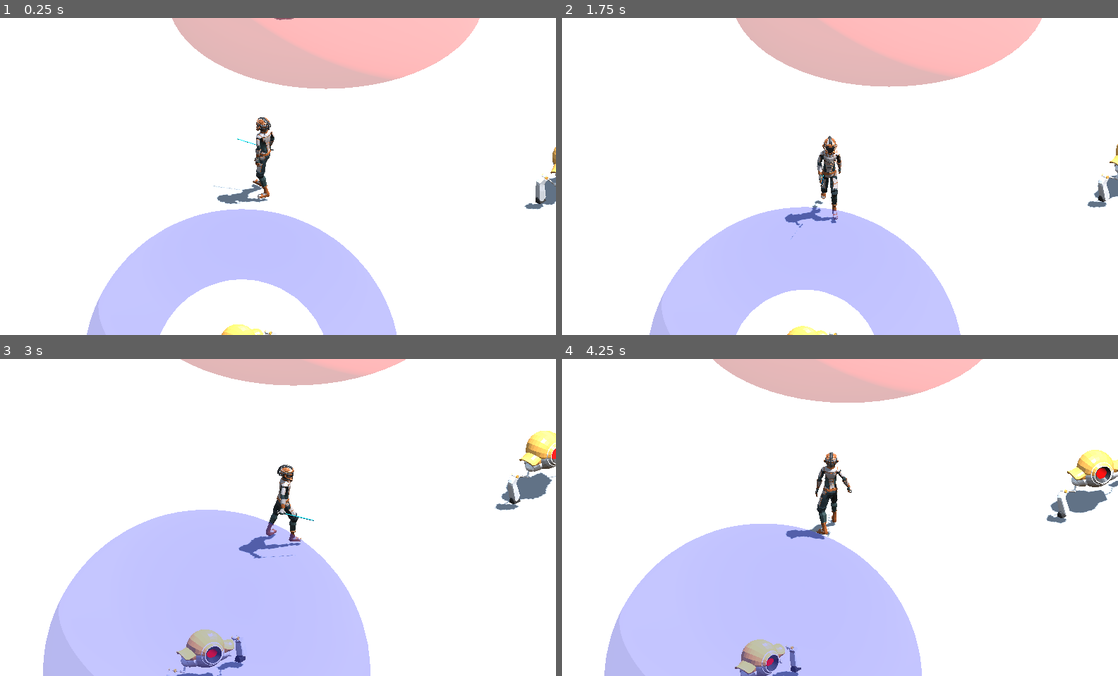
Above: before the commit, frames 1-4 (two rows, left to right).
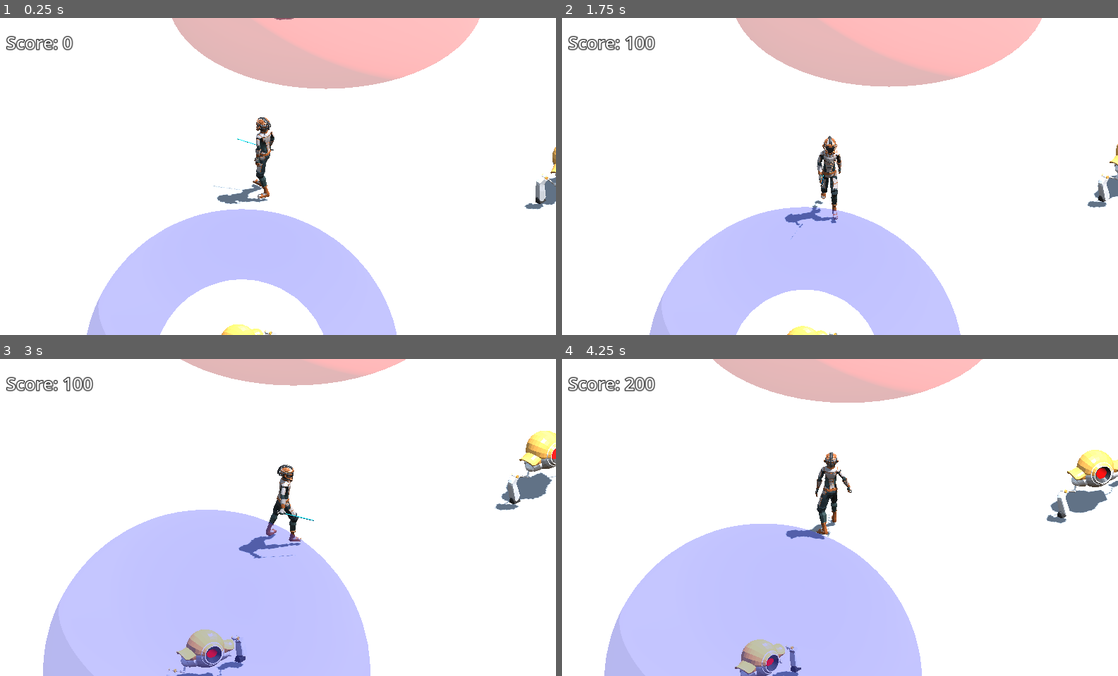
Above: after the commit, the same moments.

Repository: amhndu/chronos-rift
Game: Godot game, scene res://Main.tscn
Two runs of this game, one before a commit and one after it. Both use one fixed random seed, a clock stepped at 60 frames per second and the inputs below.
Inputs (mouse positions are in pixels of both pictures, inside the frame that each line leads up to):
- Up to frame 1 (0.25 s): no input
- Up to frame 2 (1.75 s): move the mouse to (962, 160) at 0.52 s; press the mouse at (962, 160) at 0.53 s; hold Right (move_right) 0.53-1.28 s; tap Space (jump) at 0.77, 1.52 s; move the mouse to (723, 192) at 1.27 s; release the mouse at (723, 192) at 1.28 s; hold Down (move_back) from 1.28 s (still down); click (723, 192) at 1.35 s
- Up to frame 3 (3 s): move the mouse to (328, 447) at 2.02 s; release Down (move_back) at 2.03 s; hold Right (move_right) 2.03-2.78 s; hold Mouse wheel up (zoom_in) 2.03-2.78 s; click (328, 447) at 2.3 s; move the mouse to (244, 580) at 2.77 s; hold Up (move_forward) from 2.78 s (still down); tap Mouse wheel down (zoom_out) at 2.85 s
- Up to frame 4 (4.25 s): tap Space (jump) at 3.02, 3.77 s; click (806, 580) at 3.05 s; move the mouse to (1006, 565) at 3.52 s; release Up (move_forward) at 3.53 s; press the mouse at (1006, 565) at 3.53 s; hold Left (move_left) from 3.53 s (still down)

The runs differ from the first frame. In frame 1, 0.3% of the frame differs, in the area x 1-14%, y 5-11%; in frame 2, 0.4%; in frame 3, 0.4%; in frame 4, 0.4%, in the area x 1-17%, y 5-11%.

Commit message:
feat: add ui and game state

Diff:
--- /dev/null
+++ b/GameManager.gd
@@ -0,0 +1,19 @@
+extends Object
+
+signal score_update(score: int)
+signal game_restart
+signal game_end
+
+var score = 0
+
+func on_mob_killed():
+	score += 100
+	score_update.emit(score)
+
+func on_player_hit():
+	game_end.emit()
+
+func on_restart_clicked():
+	score = 0
+	score_update.emit(score)
+	game_restart.emit()
--- /dev/null
+++ b/HUDManager.gd
@@ -0,0 +1,13 @@
+extends Node
+
+@export var scoreLabel: Label
+@export var restartButton: Button
+
+func on_score_updated(score: int):
+	scoreLabel.set_text("Score: " + String.num(score))
+
+func on_game_ended():
+	restartButton.visible = true
+
+func on_game_restarted():
+	restartButton.visible = false
--- a/Main.tscn
+++ b/Main.tscn
@@ -1,9 +1,11 @@
-[gd_scene load_steps=11 format=3 uid="uid://2y3ar4s86yra"]
+[gd_scene load_steps=13 format=3 uid="uid://2y3ar4s86yra"]
 
 [ext_resource type="Script" path="res://Main.gd" id="1"]
 [ext_resource type="PackedScene" uid="uid://ha0ar5s2c3m4" path="res://Mob.tscn" id="3"]
 [ext_resource type="Script" path="res://CameraFollow.gd" id="4_4ilyq"]
+[ext_resource type="Script" path="res://HUDManager.gd" id="5_cvawc"]
 [ext_resource type="PackedScene" uid="uid://dw8gv18obpglk" path="res://PlayerAstronaut.tscn" id="5_ubv7w"]
+[ext_resource type="Script" path="res://GameManager.gd" id="6_lkn2a"]
 
 [sub_resource type="BoxShape3D" id="1"]
 size = Vector3(60, 2, 60)
@@ -104,3 +106,52 @@
 
 [node name="Mob3" parent="Mobs" instance=ExtResource("3")]
 transform = Transform3D(1, 0, 0, 0, 1, 0, 0, 0, 1, 14.2312, 0, 13.0698)
+
+[node name="HUD" type="Control" parent="." node_paths=PackedStringArray("scoreLabel", "restartButton")]
+layout_mode = 3
+anchors_preset = 15
+anchor_right = 1.0
+anchor_bottom = 1.0
+grow_horizontal = 2
+grow_vertical = 2
+script = ExtResource("5_cvawc")
+scoreLabel = NodePath("ScoreLabel")
+restartButton = NodePath("RestartButton")
+
+[node name="ScoreLabel" type="Label" parent="HUD"]
+layout_mode = 1
+offset_left = 30.0
+offset_top = 25.0
+offset_right = 91.0
+offset_bottom = 48.0
+theme_override_colors/font_color = Color(1, 1, 1, 1)
+theme_override_constants/outline_size = 6
+theme_override_font_sizes/font_size = 36
+text = "Score: 0"
+
+[node name="RestartButton" type="Button" parent="HUD"]
+visible = false
+layout_mode = 1
+anchors_preset = 8
+anchor_left = 0.5
+anchor_top = 0.5
+anchor_right = 0.5
+anchor_bottom = 0.5
+offset_left = -57.0
+offset_top = -15.5
+offset_right = 57.0
+offset_bottom = 15.5
+grow_horizontal = 2
+grow_vertical = 2
+text = "Restart Game"
+
+[node name="GameManager" type="Node" parent="."]
+script = ExtResource("6_lkn2a")
+
+[connection signal="mob_kill" from="PlayerAstronaut" to="GameManager" method="on_mob_killed"]
+[connection signal="player_hit" from="PlayerAstronaut" to="GameManager" method="on_player_hit"]
+[connection signal="pressed" from="HUD/RestartButton" to="GameManager" method="on_restart_clicked"]
+[connection signal="game_end" from="GameManager" to="HUD" method="on_game_ended"]
+[connection signal="game_restart" from="GameManager" to="PlayerAstronaut" method="reset_player"]
+[connection signal="game_restart" from="GameManager" to="HUD" method="on_game_restarted"]
+[connection signal="score_update" from="GameManager" to="HUD" method="on_score_updated"]
--- a/Player.gd
+++ b/Player.gd
@@ -1,6 +1,7 @@
 extends CharacterBody3D
 
-signal hit
+signal player_hit
+signal mob_kill
 
 var time_scaling_factor = 1.0
 ## How fast the player moves in meters per second.
@@ -78,15 +79,26 @@
 
 func on_timeout_attack():
 	is_attacking = false
+	# TODO call this only when mob actually killed
+	mob_kill.emit()
 
 func die():
 	if !is_alive:
 		return
 	is_alive = false
-	hit.emit()
 	animation_player.play("CharacterArmature|Death")
 	await get_tree().create_timer(1.5).timeout
-	queue_free()
+	#queue_free()
+	player_hit.emit()
+	self.visible = false
+
+func reset_player():
+	self.global_position = Vector3(0, 0, 0)
+	animation_player.play("CharacterArmature|Idle_Sword")
+	is_attacking = false
+	time_scaling_factor = 1
+	is_alive = true
+	self.visible = true
 
 func scale_time(scale: float):
 	print("time scaling by: ", scale, " finalScale: ", time_scaling_factor * scale)
